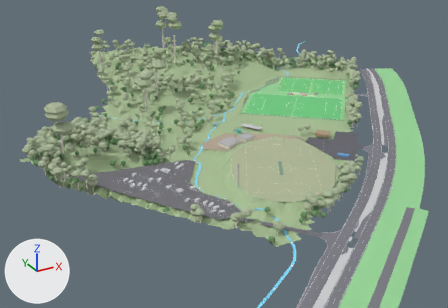
Two versions of the glTF model KHFR_stage2_winter.glb, one commit apart.
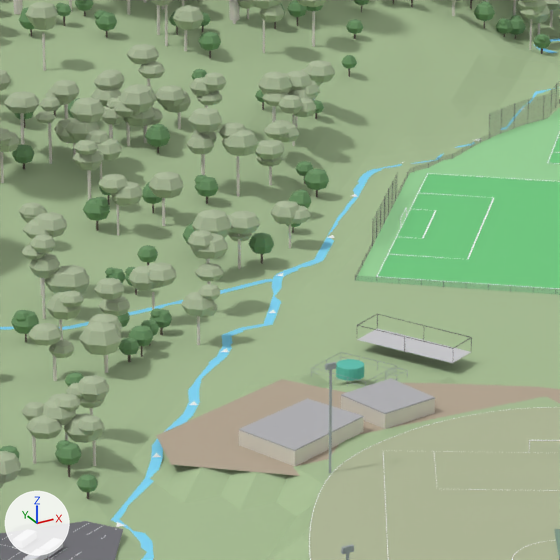
Old and new are each drawn from a 50 mm camera at (-309.9, -559.4, 223.0) aimed at (-60.0, -105.1, -4.2) and again close up on the part from 38% to 62% of the width and 19% to 54% of the height. Arrows for +X, +Y and +Z are at lower left; the lights stay in place. The first two pictures are the older version.

The first close-up shows 'Bushland forest (euc_can)', 'Bushland forest (euc_trunk)', 'Bushland forest (wat_can)', 'Existing Ground 1 (worn turf)', 'Existing change rooms roof', 'Existing club room roof', 'Existing dirt parking and road', 'Montrose drain (main, graded 144 m entry)', 'New car park (~220)', 'Pitch 3', 'Reserve terrain', 'field N flatgrass' and 32 more.
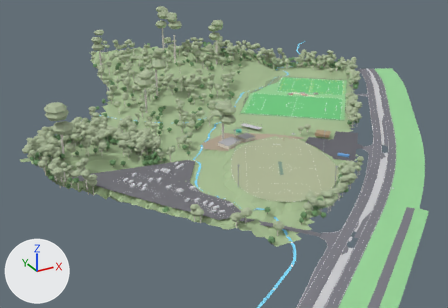
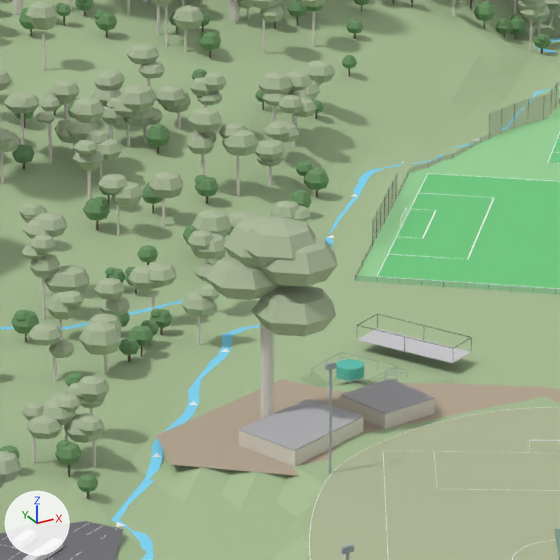
Location of each change, [x1, y1, x2, y2] in pixels of the close-ups (560 x 560 px):
'Sydney blue gum canopy', added
    after: [205, 215, 338, 337]
'Sydney blue gum (existing, ~40 m)', added
    after: [260, 297, 273, 419]

What the commit changed:
Mesh me_sydney_blue_gum_canopy is new.
It has 115 vertices, 210 faces and spans x -64.5..-44.1, y -106.0..-84.3, z 21.4..41.7.
It uses material mat_euc_can (greyish green #adbc9b).
Mesh me_sydney_blue_gum__existing___40_m is new.
It has 21 vertices, 30 faces and spans x -56.5..-54.2, y -95.6..-93.4, z 2.5..28.5.
It uses material mat_euc_trunk (light grey #ddd8d0).
Object 'Sydney blue gum canopy' (ob_sydney_blue_gum_canopy) is new; it shows me_sydney_blue_gum_canopy.
Its location is (0.0, 0.0, 0.0).
Object 'Sydney blue gum (existing, ~40 m)' (ob_sydney_blue_gum__existing___40_m) is new; it shows me_sydney_blue_gum__existing___40_m.
Its location is (0.0, 0.0, 0.0).
